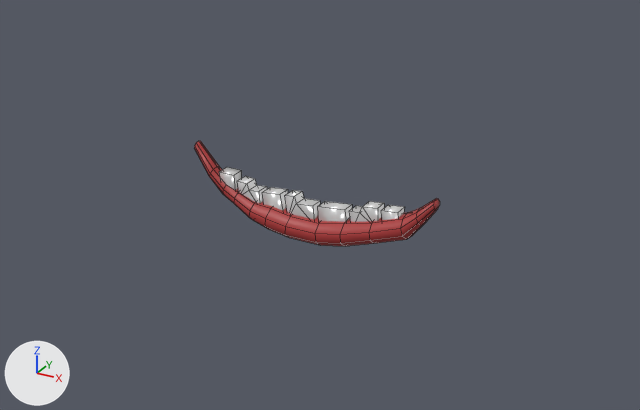
An edit to the FBX model sources/Hats/Assets/AilJaw.fbx, drawn before and after from the same camera.
Both versions are drawn from a camera (50 mm lens) standing at (0.697, -1.555, 1.365) and looking at (0.007, -0.299, 0.737). Arrows for +X, +Y and +Z are at lower left; the lights stay in place. Mesh edges are drawn as thin lines.

Objects in the first picture: 'AilJaw'.
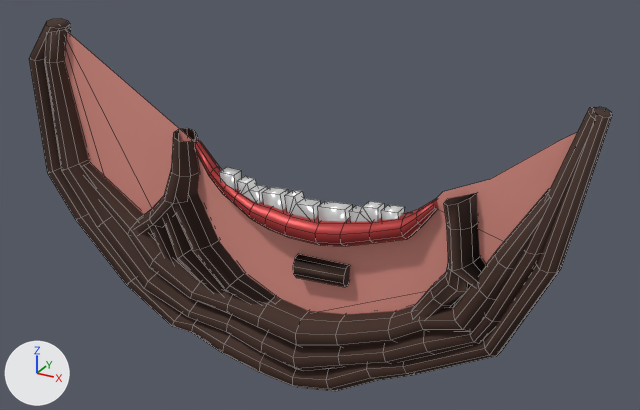
The edits, one by one:
Material 'AilSkin' (mat_ailskin) is new.
Its base color is (0.741, 0.287, 0.242) (pink #df9287).
Its roughness is 0.738.
Material 'AilStache' (mat_ailstache) is new.
Its base color is (0.0496, 0.019, 0.011) (brown #3f261b).
Its roughness is 0.801.
me_cube_003 is used by ob_ailjaw; location (0.0, 0.0, 0.0).
me_cube_003 had 185 vertices, 172 faces and spanned x -0.215..0.245, y -0.381..-0.314, z 0.693..0.833.
me_cube_003 now has 836 vertices, 728 faces and spans x -0.588..0.488, y -0.395..-0.299, z 0.387..1.018.
me_cube_003 part 1: 651 vertices added at x -0.588..0.488, y -0.395..-0.299, z 0.387..1.018.
me_cube_003 now uses material mat_ailstache (brown #3f261b).
me_cube_003 now uses material mat_ailskin (pink #df9287).

What differs and where, as boxes [x1, y1, x2, y2] in the pictures (640 x 410 px):
'AilJaw', reshaped (136% wider, 252% taller)
    before: [194, 141, 440, 246]
    after: [29, 19, 612, 391]
part 1 of me_cube_003, added (brown)
    after: [29, 19, 612, 391]
